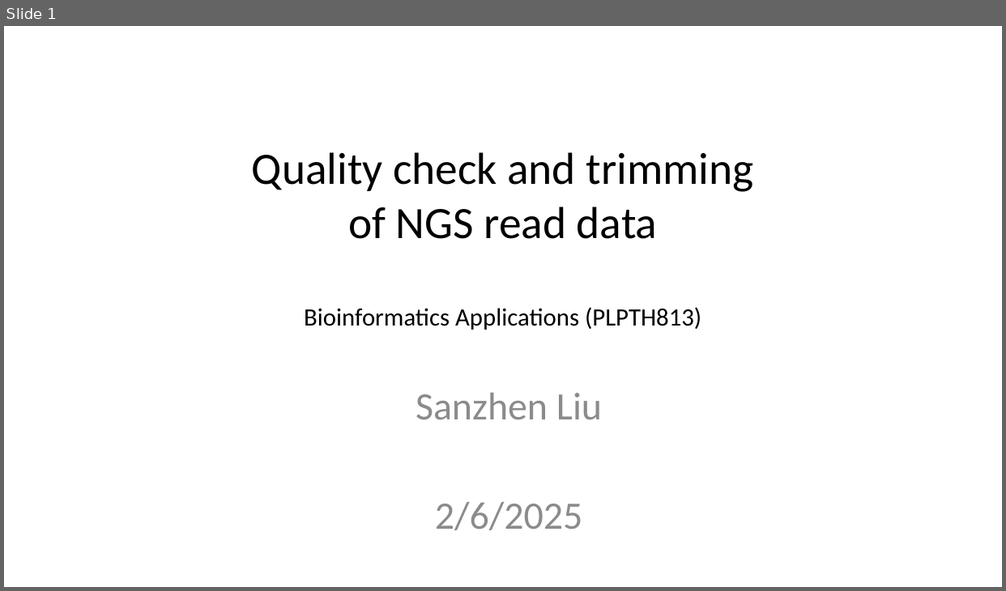
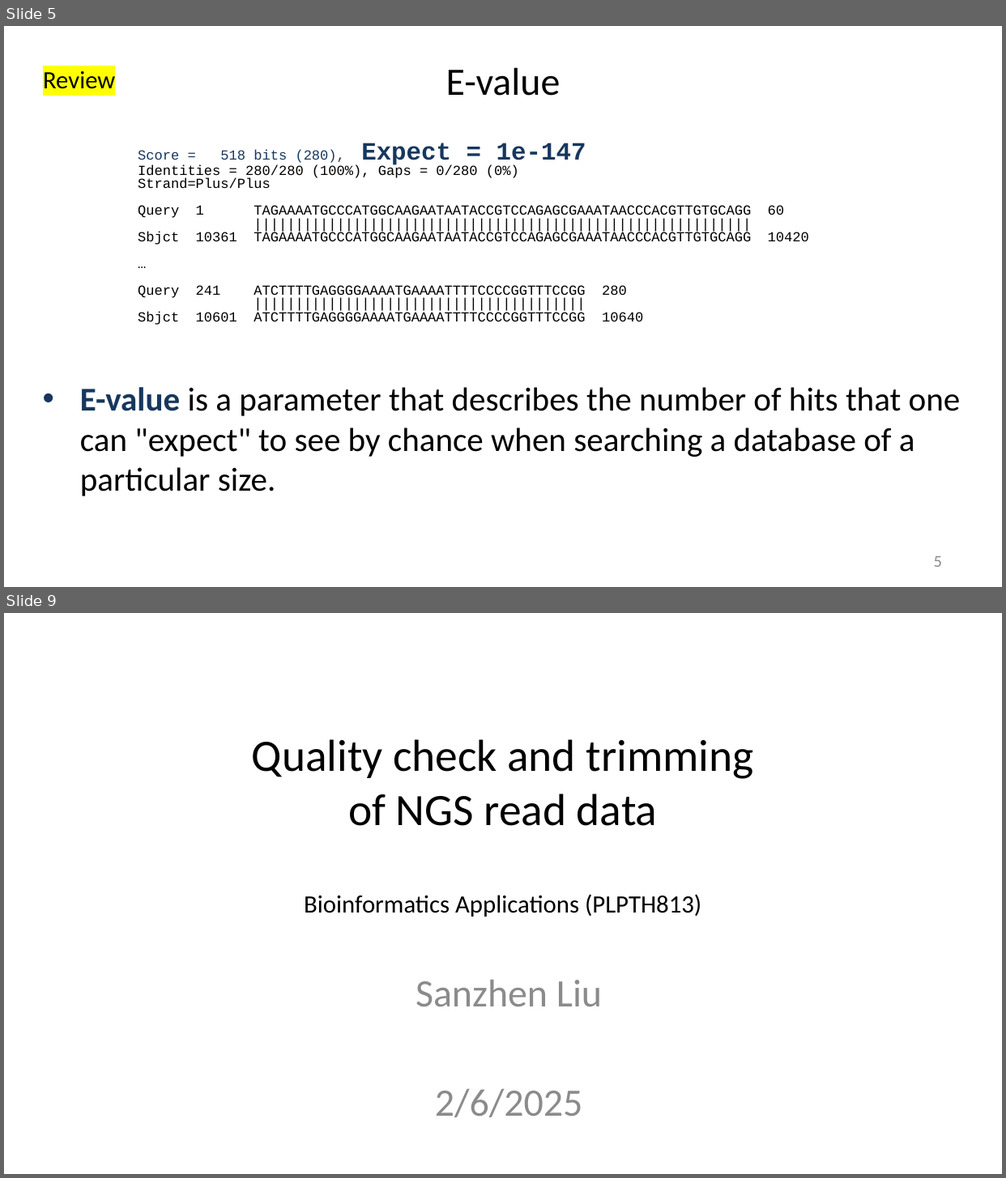
Before and after one commit to liu3zhenlab/teaching, a slide deck: PLPTH813Bioinformatis/2025/1_lecture/lecture05_NGS_data.pptx. Shown one above the other, each under a label of ours: slide 1 before the commit, slides 5 and 9 after it; the slides between them are not shown. The pictures are 1006x591 and 1006x1178 pixels, drawn with LibreOffice and Linux fonts; fonts in the diff are those of the drawing. Boxes give left, top, right and bottom in pixels: in the first picture for what was removed or moved away, otherwise in the second. Text is boxed around its words. In the diff, an @@ line names an element or a change of style, - is before the commit and + after.

```diff
--- a/PLPTH813Bioinformatis/2025/1_lecture/lecture05_NGS_data.pptx
+++ b/PLPTH813Bioinformatis/2025/1_lecture/lecture05_NGS_data.pptx
@@ slide 5 added at (x1=4, y1=26, x2=1002, y2=587), background #FFFFFF @@
@@ text added at (x1=43, y1=71, x2=115, y2=89), 18 pt, text #000000 @@
+Review
@@ title added at (x1=446, y1=67, x2=560, y2=96), 28 pt, text #000000 @@
+E-value
@@ text added at (x1=138, y1=149, x2=809, y2=325), 10 pt, text #000000 @@
+Score = 518 bits (280), Expect = 1e-147
+Identities = 280/280 (100%), Gaps = 0/280 (0%)
+Strand=Plus/Plus
+Query 1 TAGAAAATGCCCATGGCAAGAATAATACCGTCCAGAGCGAAATAACCCACGTTGTGCAGG 60
+||||||||||||||||||||||||||||||||||||||||||||||||||||||||||||
+Sbjct 10361 TAGAAAATGCCCATGGCAAGAATAATACCGTCCAGAGCGAAATAACCCACGTTGTGCAGG 10420
+…
+Query 241 ATCTTTTGAGGGGAAAATGAAAATTTTCCCCGGTTTCCGG 280
+||||||||||||||||||||||||||||||||||||||||
+Sbjct 10601 ATCTTTTGAGGGGAAAATGAAAATTTTCCCCGGTTTCCGG 10640
@@ text added at (x1=80, y1=387, x2=961, y2=497), 24 pt, text #000000 @@
+• E-value is a parameter that describes the number of hits that one can "expect" to see by chance when searching a database of a particular size.
@@ page number added at (x1=934, y1=557, x2=942, y2=567), 12 pt, text #8C8C8C @@
+5
@@ what was slide 1 is now slide 9 @@
```
Also in this commit, not shown: 6 slides changed, 7 other slides added.
